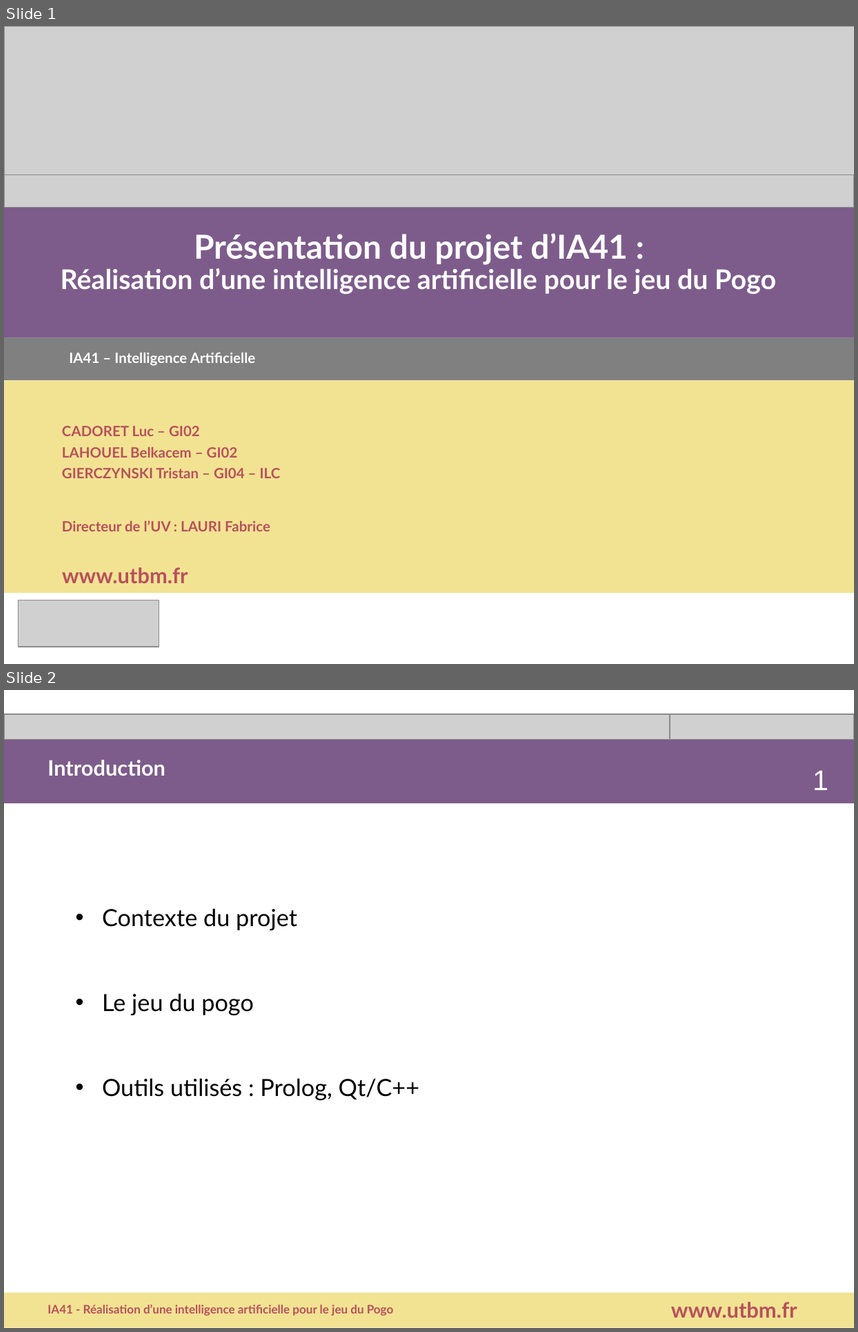
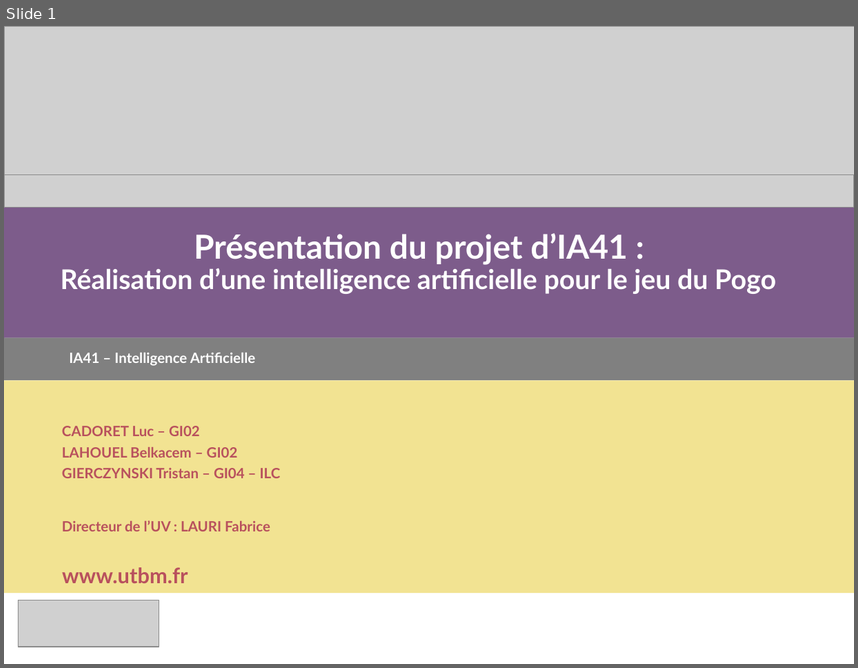
Before and after one commit to belkacemlahouel/IA41_Pogo, a slide deck: Presentation.ppt. Shown one above the other, each under a label of ours: slides 1 and 2 before the commit, slide 1 after it. The pictures are 858x1332 and 858x668 pixels, drawn with LibreOffice and Linux fonts; fonts in the diff are those of the drawing; grey boxes stand for pictures. Boxes give left, top, right and bottom in pixels: in the first picture for what was removed or moved away, otherwise in the second. Text is boxed around its words. In the diff, an @@ line names an element or a change of style, - is before the commit and + after.

```diff
--- a/Presentation.ppt
+++ b/Presentation.ppt
@@ slide 2 removed at bbox=[4, 690, 854, 1328], background #FFFFFF @@
@@ picture removed at bbox=[4, 713, 670, 739] @@
@@ picture removed at bbox=[188, 713, 854, 739] @@
@@ rectangle removed at bbox=[4, 733, 854, 803] @@
@@ text removed at bbox=[47, 760, 165, 776] @@
-Introduction
@@ text removed at bbox=[813, 770, 829, 790] @@
-1
@@ text removed at bbox=[62, 908, 452, 931] @@
-Titre de la présentation
-Titre suite
@@ text removed at bbox=[102, 908, 419, 1101] @@
-• Contexte du projet
-• Le jeu du pogo
-• Outils utilisés : Prolog, Qt/C++
@@ rectangle removed at bbox=[4, 1292, 854, 1327] @@
@@ text removed at bbox=[47, 1304, 394, 1315] @@
-IA41 - Réalisation d’une intelligence artificielle pour le jeu du Pogo
@@ text removed at bbox=[671, 1301, 797, 1317] @@
-www.utbm.fr
```
Also in this commit, not shown: 4 slides changed, 1 other slide removed.
